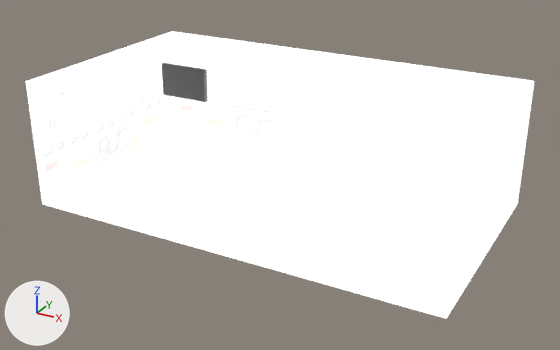
The glTF model FOOMA2026booth.glb as it was, and as the next commit left it.
Camera for both pictures: a camera (50 mm lens) standing at (7.39, -10.92, 7.32) and looking at (0.12, 2.29, 0.71). The lights are fixed; the arrows at lower left show +X, +Y and +Z. The picture after the commit comes second.

Objects in the first picture: 'ゆかかべ', 'テレビ', 'テーブル', '台', '壁デザイン'.
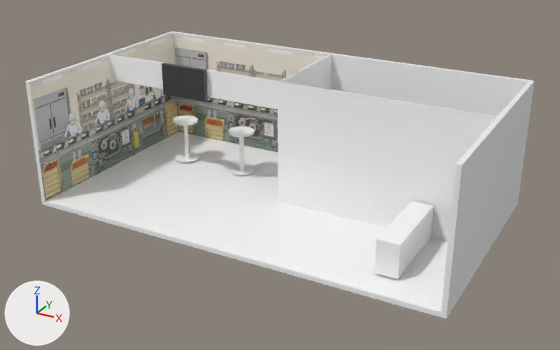
What changed in the scene script:
```text
Change mat_しろ:
    remove mat_しろ.emission_strength = 0.804
Change mat_tex:
    remove mat_tex.emission_strength = 0.804
```

Pixel boxes (x1, y1, x2, y2) of what changed, in the pictures (560 x 350 px):
'ゆかかべ', surface changed (darker)
    both: (25, 31, 534, 319)
'壁デザイン', surface changed (darker)
    both: (29, 33, 496, 242)
'台', surface changed
    both: (374, 201, 433, 279)
'テーブル', surface changed (darker)
    both: (173, 116, 255, 175)
